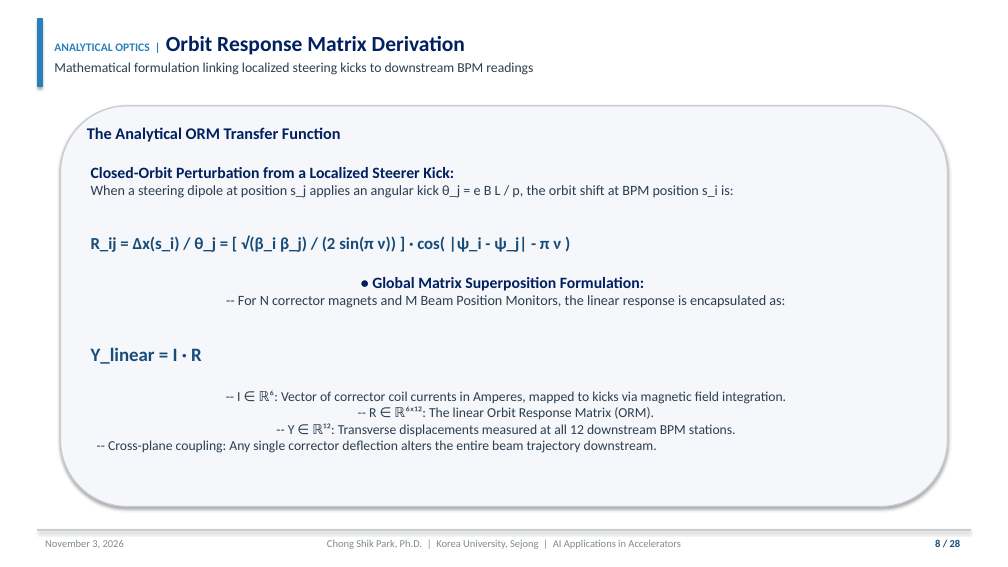
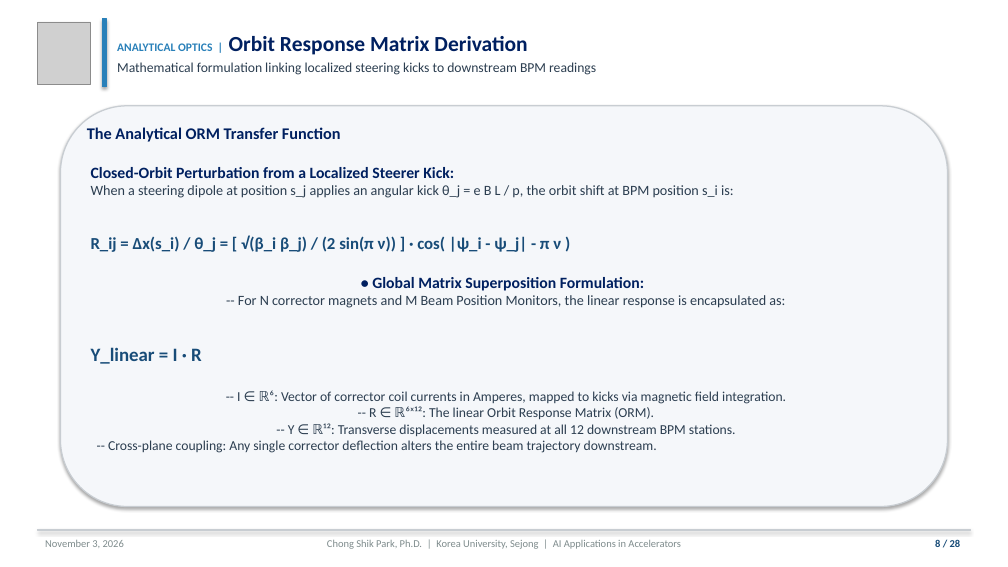
Before and after one commit to cspark7701/ai4acc-mini-hackathon, a slide deck: slide 8 of presentations/Lecture_1_AI_ML_Foundations_and_Control.pptx. Drawn at 1008x567 pixels with LibreOffice and Linux fonts; fonts in the diff are those of the drawing; grey boxes stand for pictures. Boxes give left, top, right and bottom in pixels: in the first picture for what was removed or moved away, otherwise in the second. Text is boxed around its words. In the diff, an @@ line names an element or a change of style, - is before the commit and + after.

```diff
--- a/presentations/Lecture_1_AI_ML_Foundations_and_Control.pptx
+++ b/presentations/Lecture_1_AI_ML_Foundations_and_Control.pptx
@@ picture added at box(38, 22, 91, 84) @@
@@ rectangle: place and size @@
-rectangle at box(38, 19, 42, 87)
+rectangle at box(102, 19, 107, 87)
@@ text "ANALYTICAL OPTICS | Orbit Response ...": place and size @@
-text "ANALYTICAL OPTICS | Orbit Response ..." at box(54, 36, 533, 75)
+text "ANALYTICAL OPTICS | Orbit Response ..." at box(117, 36, 596, 75)
```
Also in this commit, not shown: 27 other slides changed, 3 other files.
